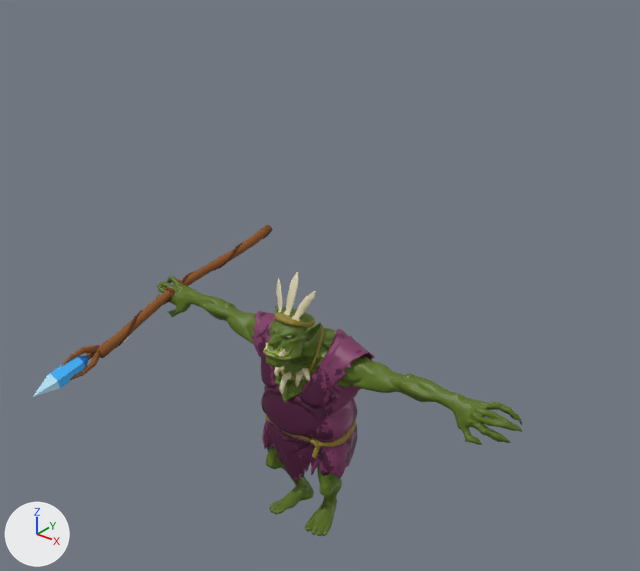
The glTF model site/ferme/assets/modeles/jeu/bwork-mage-anime-v2.glb: old version first, new version second.
One viewpoint serves both versions: a camera (50 mm lens) standing at (3.05, -3.63, 3.96) and looking at (0.07, 0.1, 1.65). Arrows for +X, +Y and +Z are at lower left; the lights stay in place. The first picture is the older version.

Names of what the first picture shows: 'bois', 'bwork-mage_corps' and 6 more.
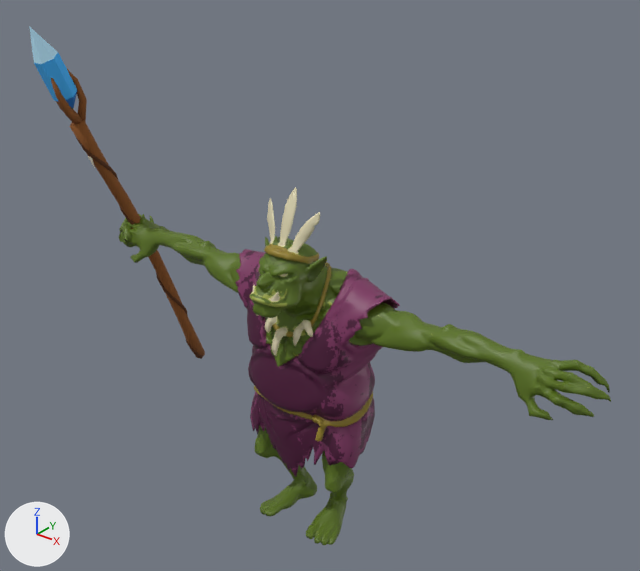
ob_baton_bwork is not drawn itself; it is the parent of ob_bois, ob_breloque, ob_breloque_001, ob_brin, ob_cristal, ob_cristal_bas, ob_cristal_haut, ob_fil.

Scene script edits in JSON lines:
```json
{"op": "set", "path": "ob_bwork_mage_corps.scale", "old": "(0.978, 0.978, 0.978)", "new": "(1.27, 1.27, 1.27)"}
{"op": "set", "path": "ob_baton_bwork.location", "old": "(-1.198, 0.0962, 1.212)", "new": "(-1.59, 0.125, 1.542)"}
{"op": "set", "path": "ob_baton_bwork.rotation_euler", "old": "(1.768, 0.0, 0.0)", "new": "(0.359, 0.151, -0.501)", "note": "degrees (101, 0, 0) -> degrees (21, 8.7, -29)"}
{"op": "set", "path": "ob_baton_bwork.scale", "old": "(1.03, 1.03, 1.03)", "new": "(1.33, 1.33, 1.33)"}
```

What differs and where, as boxes [x1, y1, x2, y2] in the pictures (640 x 571 px):
```json
{"object": "bwork-mage_corps", "change": "rescaled", "before": [156, 272, 522, 536], "after": [119, 187, 611, 545], "on screen": "34% wider, 35% taller"}
{"object": "bois", "change": "moved, turned, rescaled", "before": [98, 225, 271, 358], "after": [70, 119, 205, 358]}
{"object": "cristal", "change": "moved, turned, rescaled", "before": [48, 356, 85, 388], "after": [34, 53, 77, 101]}
{"object": "cristal_haut", "change": "moved, turned, rescaled", "before": [33, 374, 60, 397], "after": [29, 26, 58, 64]}
{"object": "brin", "change": "moved, turned, rescaled", "before": [116, 228, 273, 348], "after": [72, 122, 203, 359]}
{"object": "griffe", "change": "moved, turned, rescaled", "before": [70, 350, 101, 380], "after": [51, 78, 82, 124]}
{"object": "griffe.002", "change": "moved, turned, rescaled", "before": [61, 345, 100, 367], "after": [67, 69, 87, 122]}
{"object": "cristal_bas", "change": "moved, turned, rescaled", "before": [78, 356, 89, 368], "after": [57, 92, 77, 109]}
{"object": "griffe.001", "change": "moved, turned, rescaled", "before": [85, 353, 94, 360], "after": [56, 101, 78, 114], "on screen": "mostly hidden"}
{"object": "breloque.001", "change": "moved, turned, rescaled", "after": [88, 156, 95, 168], "on screen": "not visible before"}
{"object": "prise.001", "change": "moved, turned, rescaled", "before": [165, 287, 175, 296], "on screen": "not visible afterwards"}
{"object": "prise", "change": "moved, turned, rescaled", "before": [177, 279, 185, 285], "on screen": "not visible afterwards"}
```
